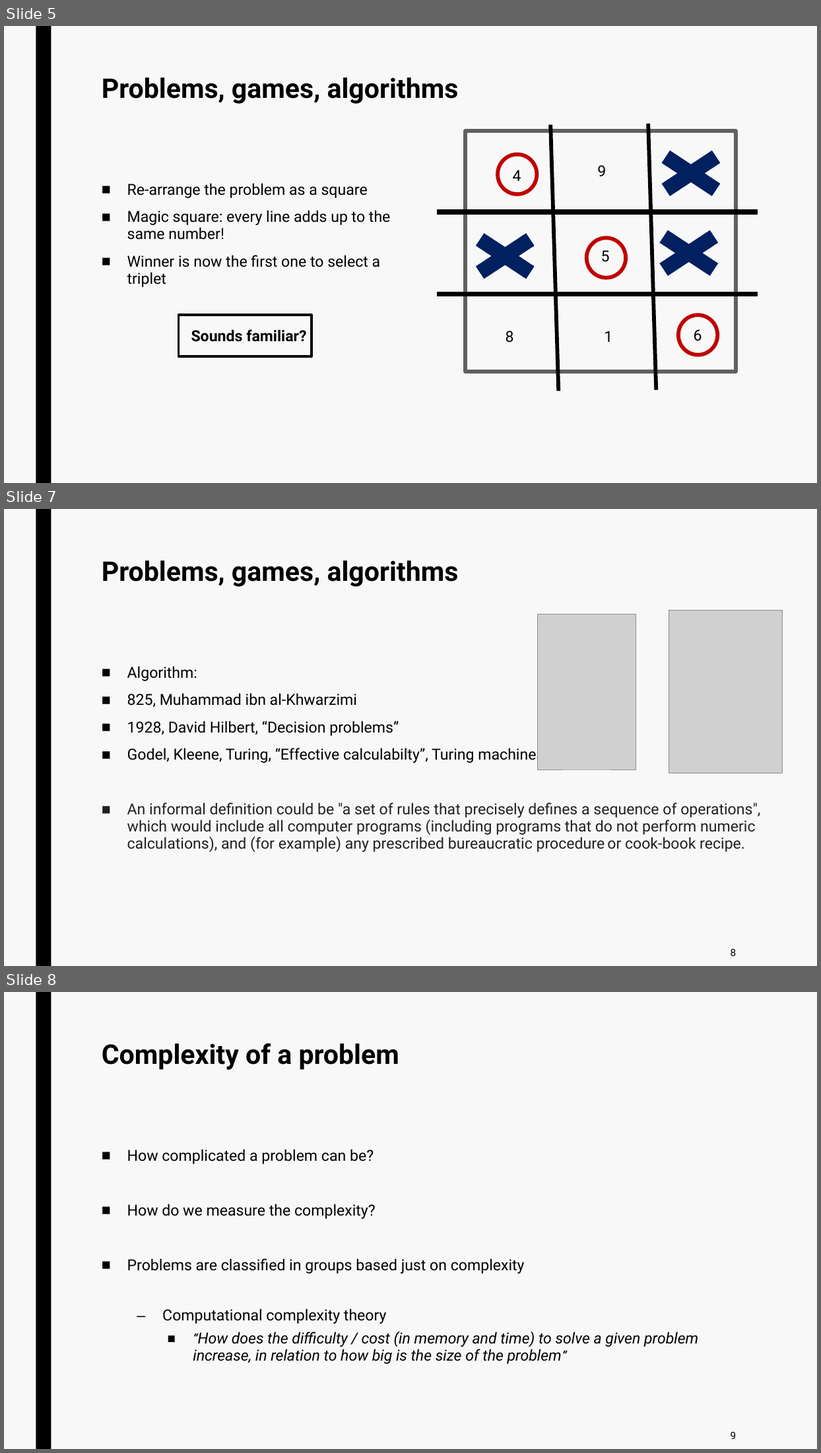
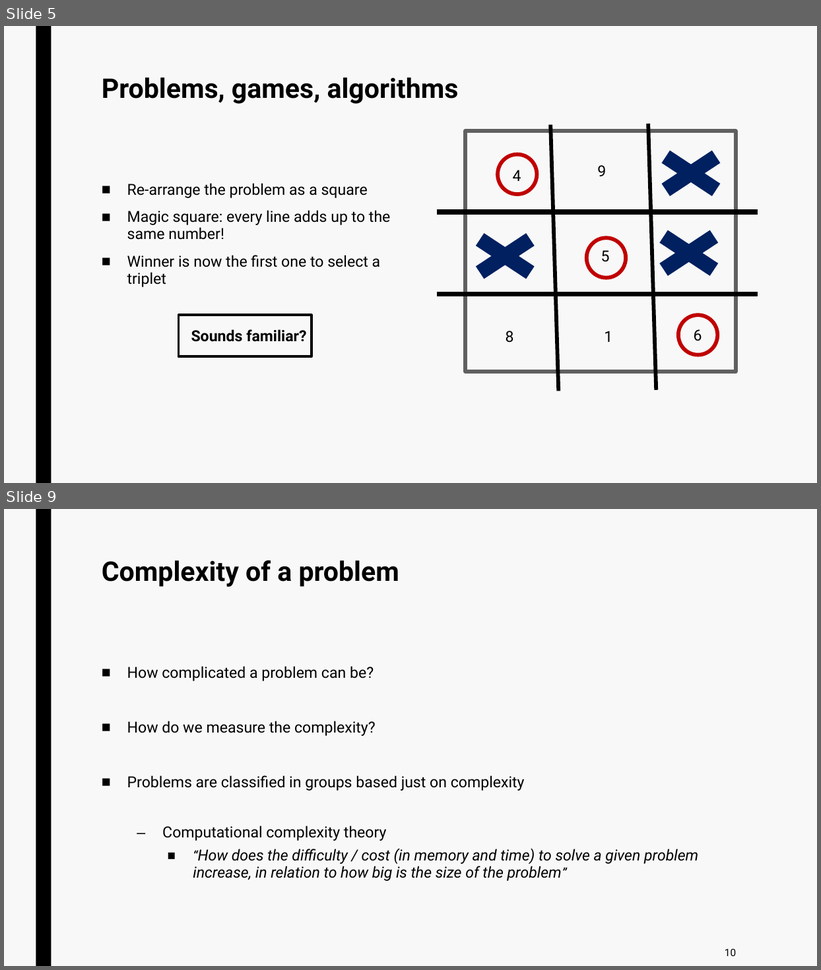
Before and after one commit to jurtasun/presentations, a slide deck: 202306_LMS_Complexity/230619_LMS_Complexity.ppt. Shown one above the other, each under a label of ours: slides 5, 7 and 8 before the commit, slides 5 and 9 after it; the slides between them are not shown. The pictures are 821x1453 and 821x970 pixels, drawn with LibreOffice and Linux fonts; fonts in the diff are those of the drawing; grey boxes stand for pictures. Boxes give left, top, right and bottom in pixels: in the first picture for what was removed or moved away, otherwise in the second. Text is boxed around its words. In the diff, an @@ line names an element or a change of style, - is before the commit and + after.

```diff
--- a/202306_LMS_Complexity/230619_LMS_Complexity.ppt
+++ b/202306_LMS_Complexity/230619_LMS_Complexity.ppt
@@ slide 7 removed at [4,509,817,966], background #F8F8F8; not listed: 1 template element that a slide beside it also shows @@
@@ title removed at [102,560,459,587] @@
-Problems, games, algorithms
@@ picture removed at [538,614,636,770] @@
@@ picture removed at [669,611,782,774] @@
@@ text removed at [127,666,760,852] @@
-■ Algorithm:
-■ 825, Muhammad ibn al-Khwarzimi
-■ 1928, David Hilbert, “Decision problems”
-■ Godel, Kleene, Turing, “Effective calculabilty”, Turing machines
-■ An informal definition could be "a set of rules that precisely defines a sequence of operations", which would include all computer programs (including programs that do not perform numeric calculations), and (for example) any prescribed bureaucratic procedure or cook-book recipe.
@@ page number removed at [731,949,737,956] @@
-8
@@ what was slide 8 is now slide 9 @@
@@ page number at [725,949,736,956]: text changed @@
-9
+10
```
Also in this commit, not shown: 2 slides changed, 1 slide added.
